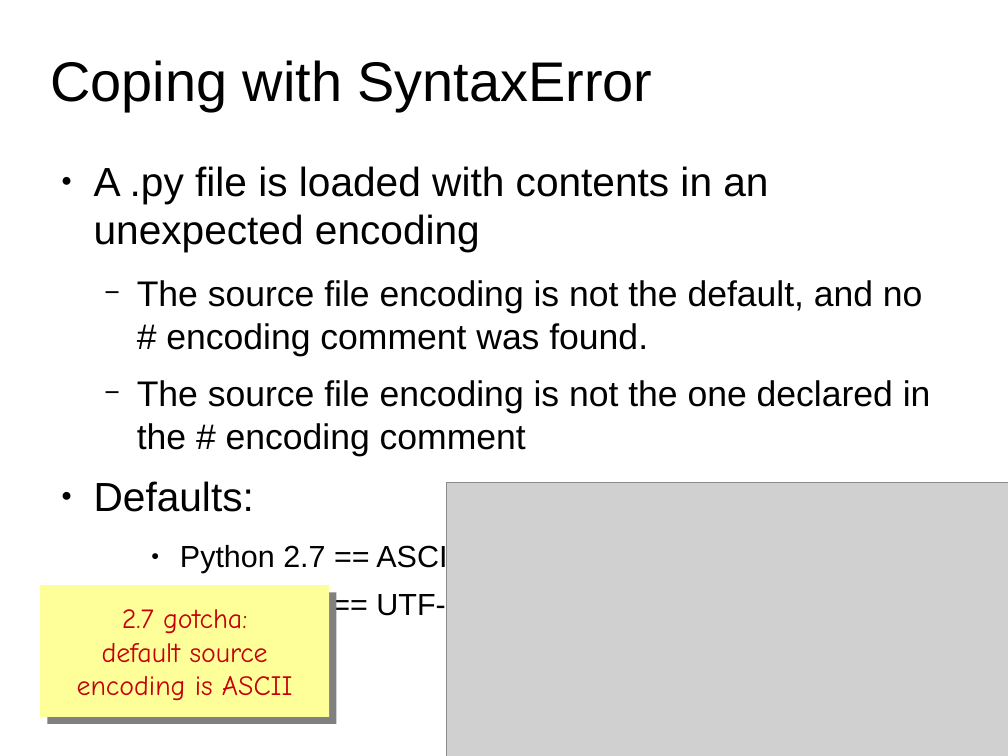
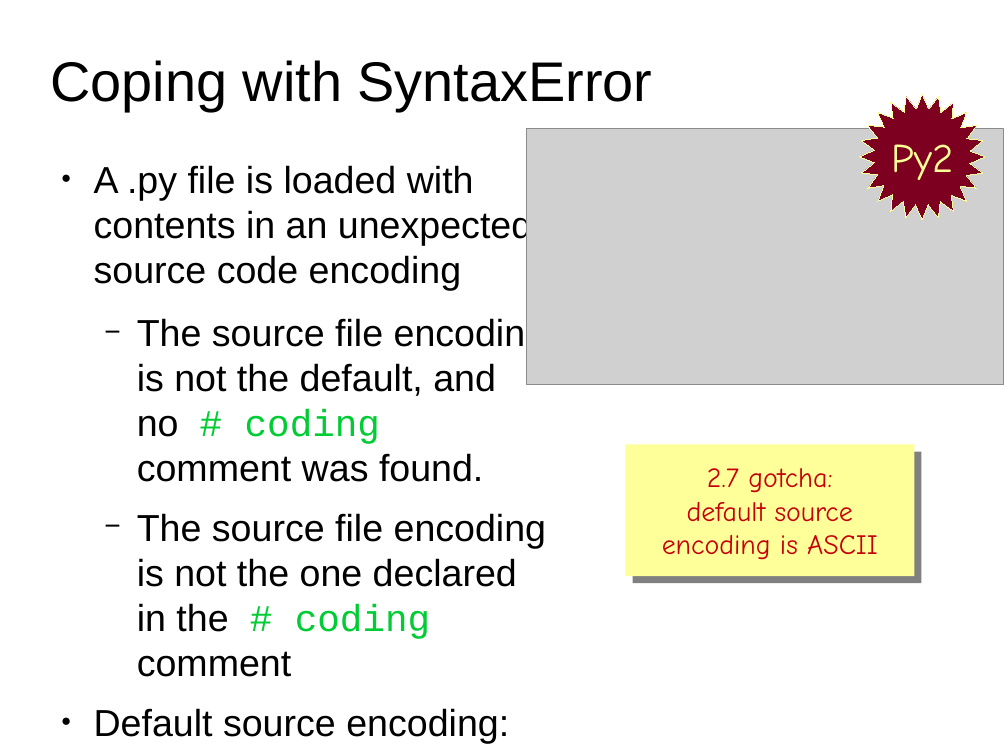
Before and after one commit to fluentpython/unicode-solutions, a slide deck: slide 19 of unicode-solutions.odp (slide 10 before the commit). Drawn at 1008x756 pixels with LibreOffice and Linux fonts; fonts in the diff are those of the drawing; grey boxes stand for pictures; background and template pictures are left out. Boxes give left, top, right and bottom in pixels: in the first picture for what was removed or moved away, otherwise in the second. Text is boxed around its words. In the diff, an @@ line names an element or a change of style, - is before the commit and + after.

```diff
--- a/unicode-solutions.odp
+++ b/unicode-solutions.odp
@@ freeform shape added at [860,94,985,220], fill #7E0021, outline #FFFF99 0 pt, 32 pt, text #FFFF99 @@
+Py2
@@ picture: place and size @@
-picture at [446,483,1008,756]
+picture at [527,129,1003,384]
@@ text at [94,165,547,743]: text changed; size 28 to 29.6 pt @@
-● A .py file is loaded with contents in an unexpected encoding
-  − The source file encoding is not the default, and no
-    # encoding comment was found.
-  − The source file encoding is not the one declared in the # encoding comment
-● Defaults:
+● A .py file is loaded with contents in an unexpected source code encoding
+  − The source file encoding is not the default, and no # coding comment was found.
+  − The source file encoding is not the one declared in the # coding comment
+● Default source encoding:
@@ rectangle "2.7 gotcha:": place and size @@
-rectangle "2.7 gotcha:" at [40,585,329,717]
+rectangle "2.7 gotcha:" at [626,445,915,576]
@@ text at [707,468,885,554]: size 24 to 25.9 pt in "Python 2.7 == ASCII", "Python 3.x == UTF-8"; bullet ● to −; list level 3 to 2 in "Python 2.7 == ASCII"; list level 3 to 2 in "Python 3.x == UTF-8" @@
```
Also in this commit, not shown: 5 other slides changed, 12 slides added, 9 other files.
